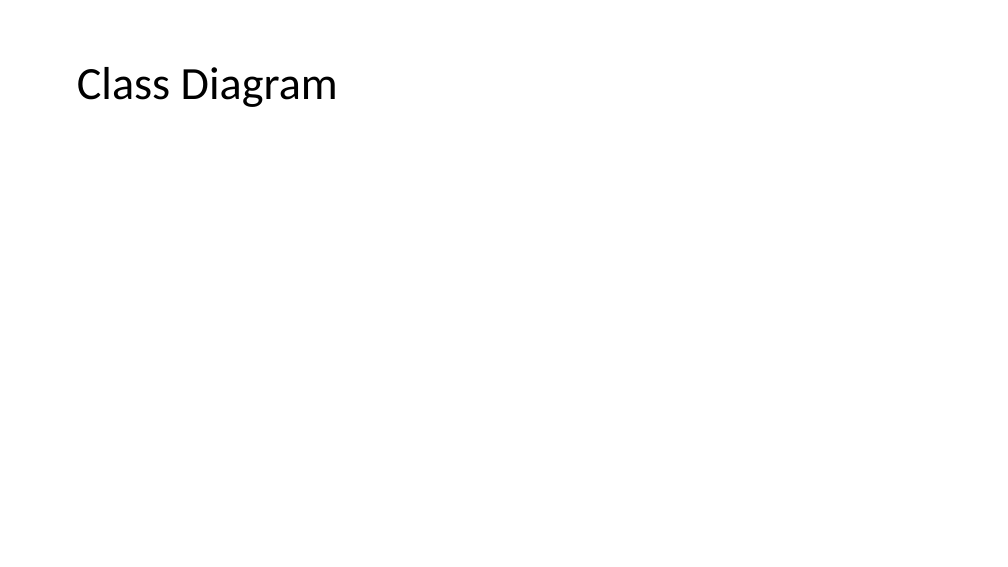
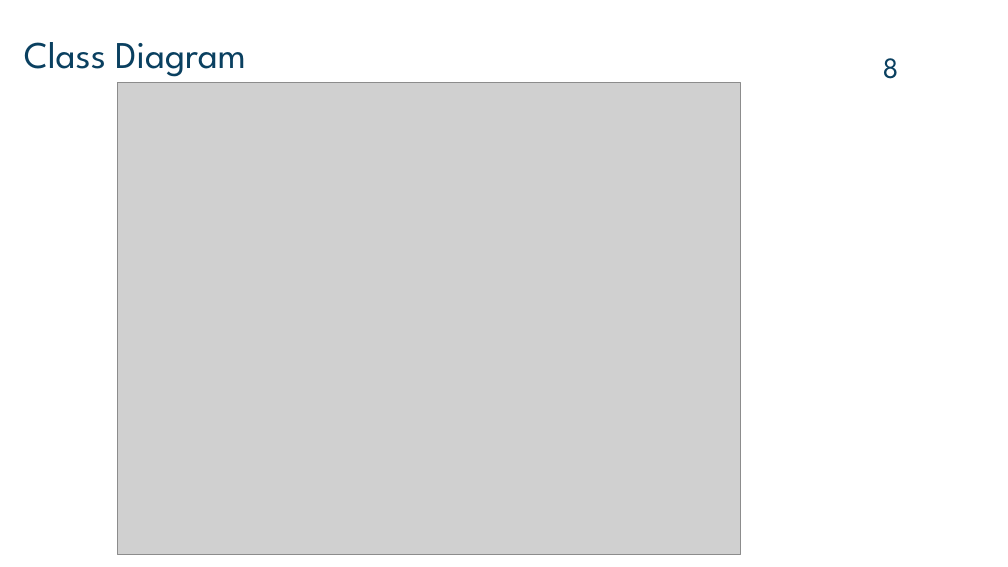
Before and after one commit to ipw969/370Project, a slide deck: slide 8 of Documentation/Final Project Presentation/Achievatron Final Presentation.pptx (slide 7 before the commit). Drawn at 1008x567 pixels with LibreOffice and Linux fonts; fonts in the diff are those of the drawing; grey boxes stand for pictures. Boxes give left, top, right and bottom in pixels: in the first picture for what was removed or moved away, otherwise in the second. Text is boxed around its words. In the diff, an @@ line names an element or a change of style, - is before the commit and + after.

```diff
--- a/Documentation/Final Project Presentation/Achievatron Final Presentation.pptx
+++ b/Documentation/Final Project Presentation/Achievatron Final Presentation.pptx
@@ title "Class Diagram": place and size @@
-title "Class Diagram" at [77, 67, 338, 107]
+title "Class Diagram" at [24, 42, 246, 77]
@@ title "Class Diagram" at [24, 42, 246, 77]: size 44 to 36 pt, font Calibri to League Spartan, text colour #000000 to #0B4060; line spacing 0.9 to 1 @@
@@ page number added at [883, 58, 899, 79], 28 pt, text #0B4060 @@
+8
@@ picture added at [117, 83, 740, 555] @@
```
Also in this commit, not shown: 7 other slides changed, 6 slides added, 5 slides removed.
